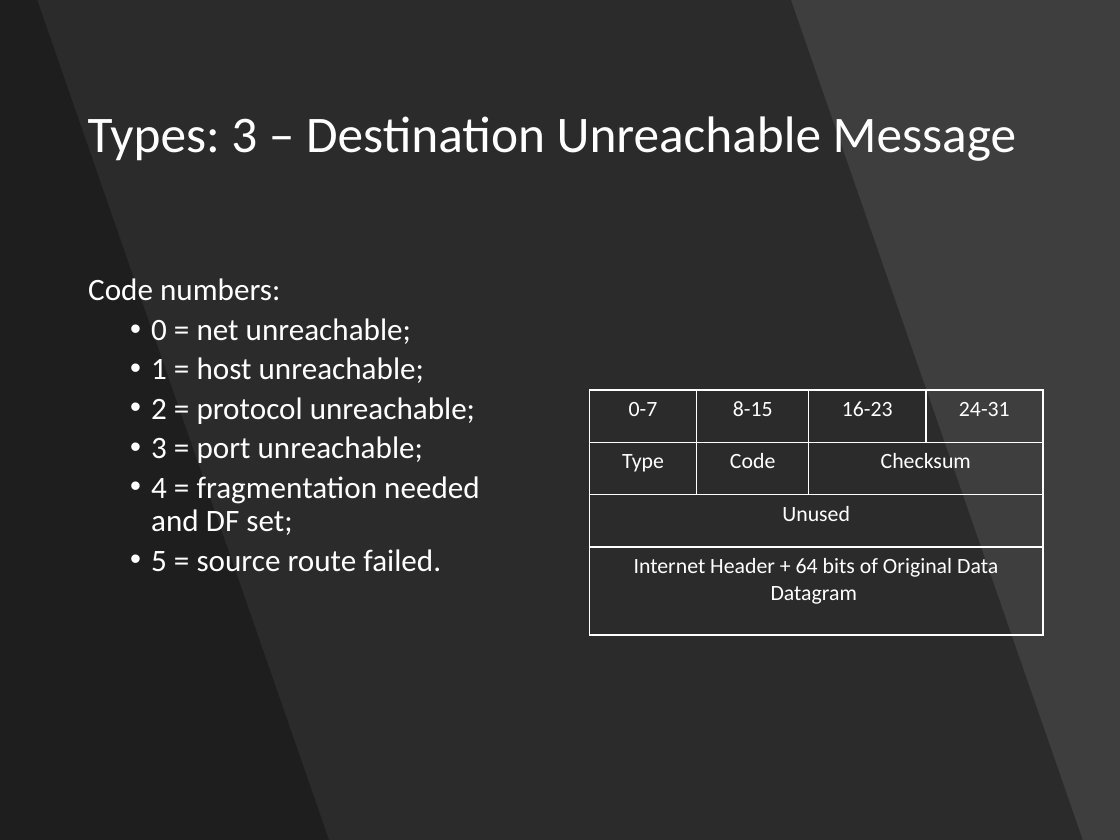
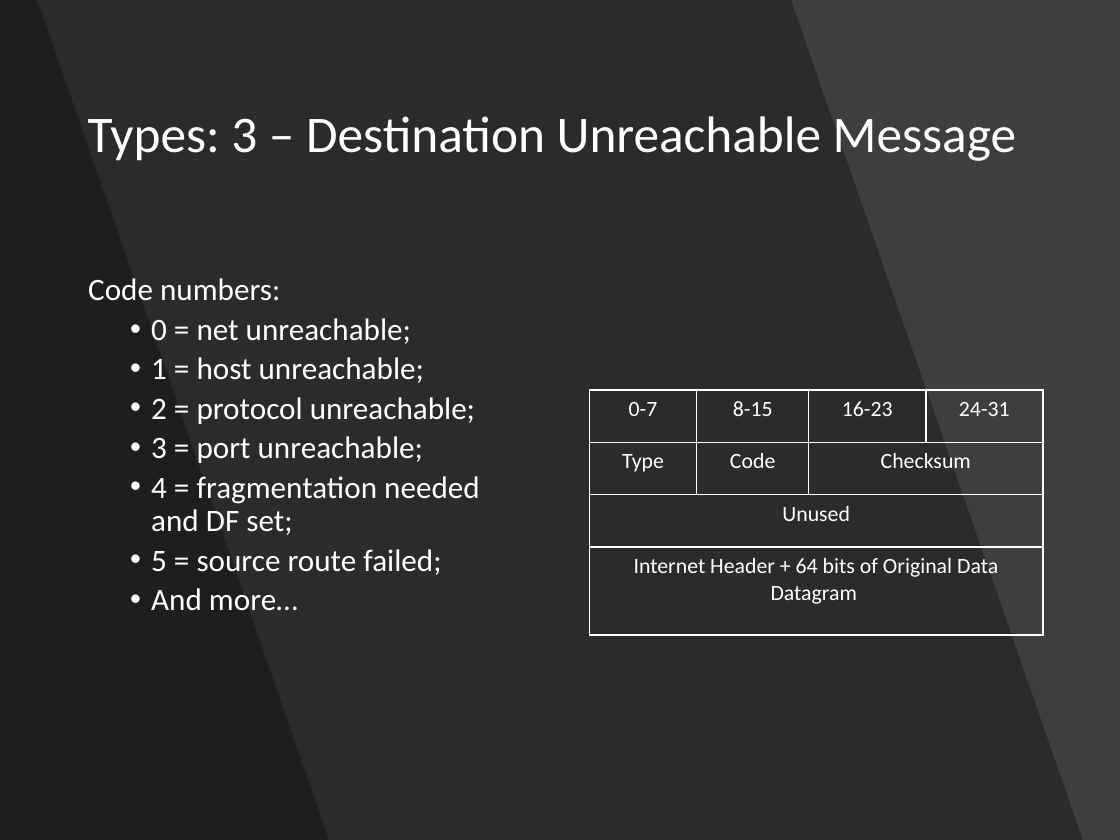
Before and after one commit to shirasael/20588, a slide deck: slide 42 of raw socket & libpcap & icmp.pptx. Drawn at 1120x840 pixels with LibreOffice and Linux fonts; fonts in the diff are those of the drawing. Boxes give left, top, right and bottom in pixels: in the first picture for what was removed or moved away, otherwise in the second. Text is boxed around its words. In the diff, an @@ line names an element or a change of style, - is before the commit and + after.

```diff
--- a/raw socket & libpcap & icmp.pptx
+++ b/raw socket & libpcap & icmp.pptx
@@ text at [151, 549, 441, 610]: text changed @@
-  • 5 = source route failed.
+  • 5 = source route failed;
+  • And more…
```
Also in this commit, not shown: 4 other slides changed, 1 slide removed.
